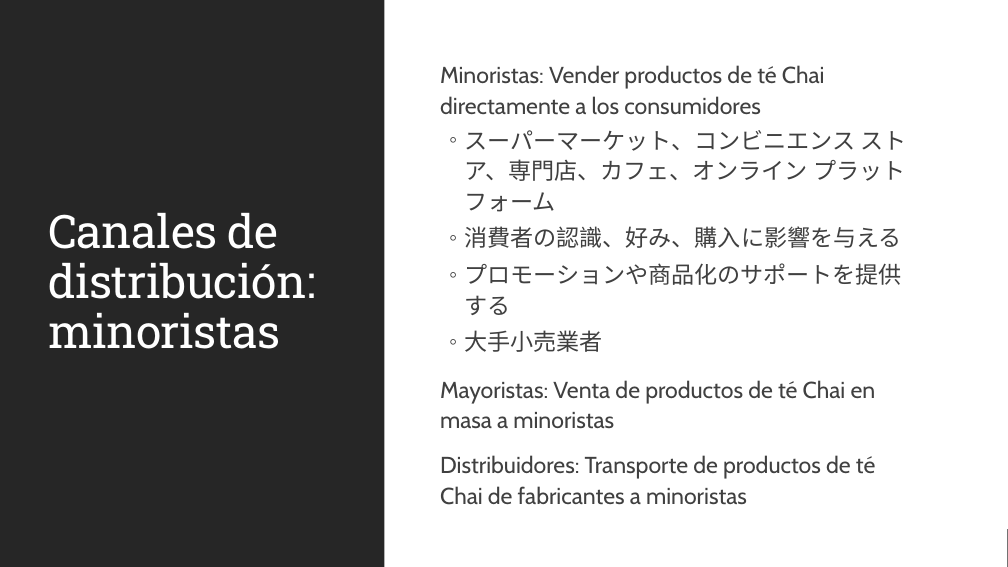
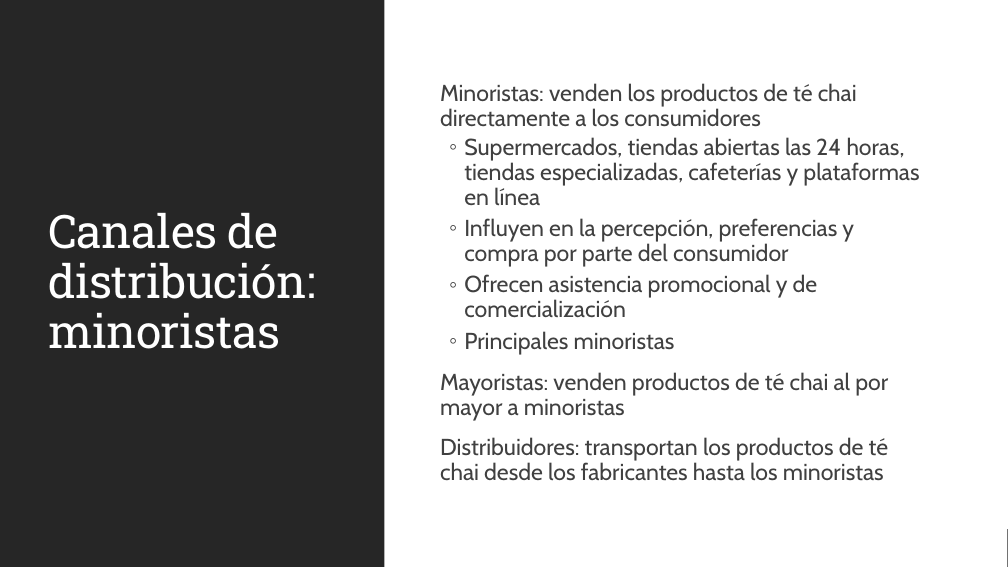
Before and after one commit to MicrosoftLearning/MS-4004-Empower-workforce-copilot-use-cases.es-es, a slide deck: slide 8 of ResourceFiles/Mystic Spice Premium Chai Market Analysis Presentation.pptx. Drawn at 1008x567 pixels with LibreOffice and Linux fonts; fonts in the diff are those of the drawing. Boxes give left, top, right and bottom in pixels: in the first picture for what was removed or moved away, otherwise in the second. Text is boxed around its words. In the diff, an @@ line names an element or a change of style, - is before the commit and + after.

```diff
--- a/ResourceFiles/Mystic Spice Premium Chai Market Analysis Presentation.pptx
+++ b/ResourceFiles/Mystic Spice Premium Chai Market Analysis Presentation.pptx
@@ text at (440,83,919,481): text changed @@
-  Minoristas: Vender productos de té Chai directamente a los consumidores
-  ◦ スーパーマーケット、コンビニエンス ストア、専門店、カフェ、オンライン プラットフォーム
-  ◦ 消費者の認識、好み、購入に影響を与える
-  ◦ プロモーションや商品化のサポートを提供する
-  ◦ 大手小売業者
-  Mayoristas: Venta de productos de té Chai en masa a minoristas
-  Distribuidores: Transporte de productos de té Chai de fabricantes a minoristas
+  Minoristas: venden los productos de té chai directamente a los consumidores
+  ◦ Supermercados, tiendas abiertas las 24 horas, tiendas especializadas, cafeterías y plataformas en línea
+  ◦ Influyen en la percepción, preferencias y compra por parte del consumidor
+  ◦ Ofrecen asistencia promocional y de comercialización
+  ◦ Principales minoristas
+  Mayoristas: venden productos de té chai al por mayor a minoristas
+  Distribuidores: transportan los productos de té chai desde los fabricantes hasta los minoristas
```
Also in this commit, not shown: 13 other slides changed, 32 other files.
